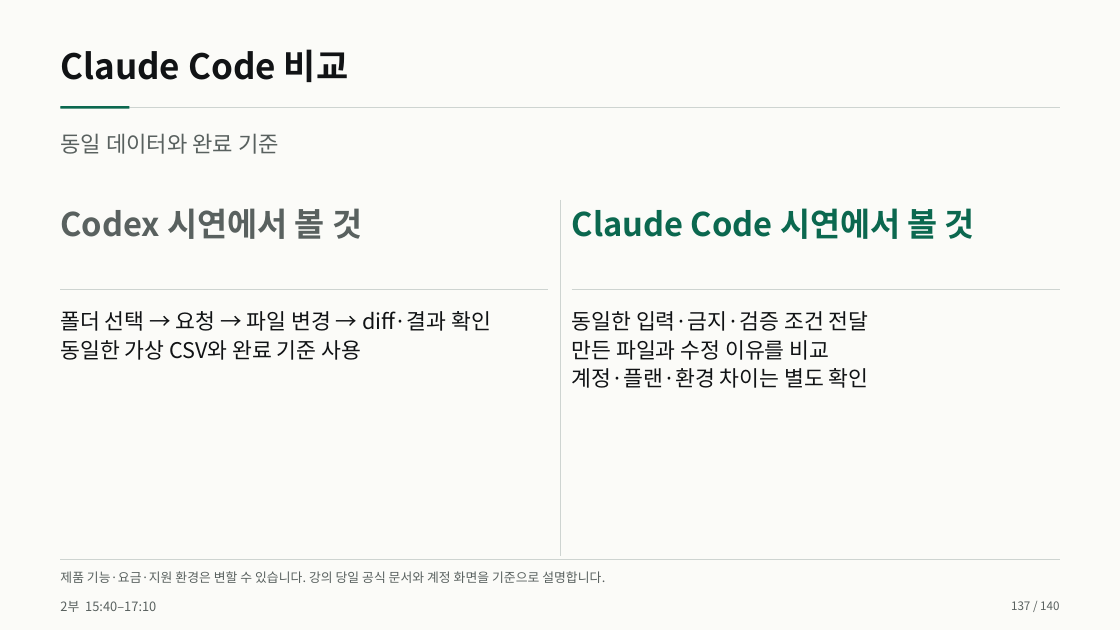
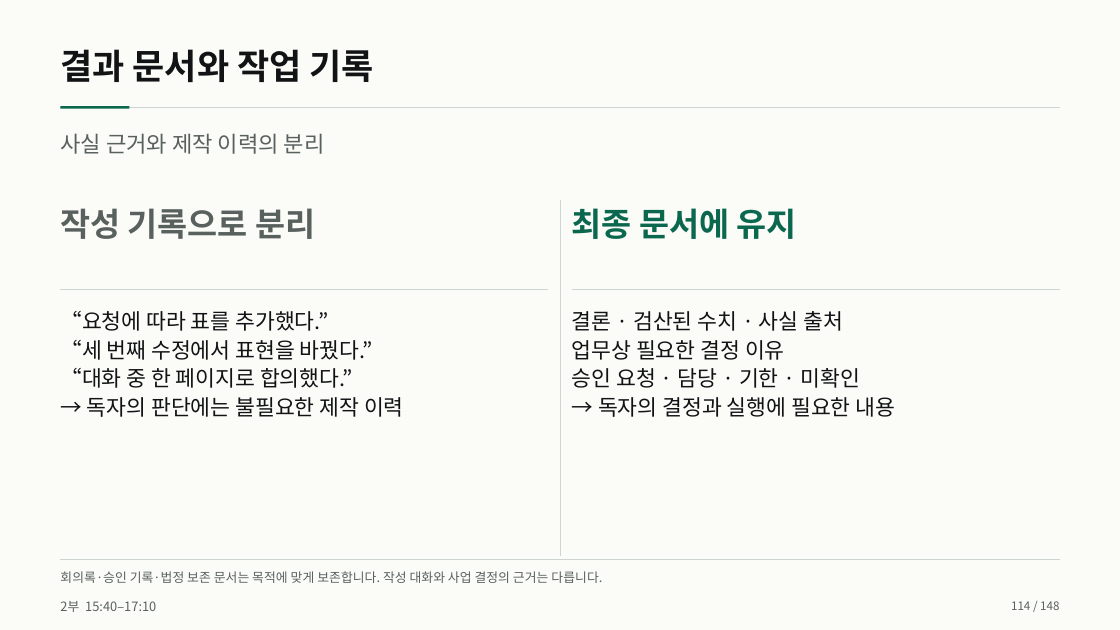
Before and after one commit to smilesjcha/how-to-work-better, a slide deck: slide 114 of lectures/20261007-daeryzen-ai-office/output/daeryzen-ai-office-20261007.pptx (slide 137 before the commit). Drawn at 1120x630 pixels with LibreOffice and Linux fonts; fonts in the diff are those of the drawing. Boxes give left, top, right and bottom in pixels: in the first picture for what was removed or moved away, otherwise in the second. Text is boxed around its words. In the diff, an @@ line names an element or a change of style, - is before the commit and + after.

Commit message:
build: 데어리젠 문서 예시 확장과 결과 중심 보고서 장표 개선

```diff
--- a/lectures/20261007-daeryzen-ai-office/output/daeryzen-ai-office-20261007.pptx
+++ b/lectures/20261007-daeryzen-ai-office/output/daeryzen-ai-office-20261007.pptx
@@ text at (60,49,374,82): text changed @@
-Claude Code 비교
+결과 문서와 작업 기록
@@ text at (60,133,325,154): text changed @@
-동일 데이터와 완료 기준
+사실 근거와 제작 이력의 분리
@@ text at (60,208,315,239): text changed @@
-Codex 시연에서 볼 것
+작성 기록으로 분리
@@ text at (572,208,797,239): text changed @@
-Claude Code 시연에서 볼 것
+최종 문서에 유지
@@ text at (60,311,404,417): text changed @@
-폴더 선택 → 요청 → 파일 변경 → diff·결과 확인
-동일한 가상 CSV와 완료 기준 사용
+“요청에 따라 표를 추가했다.”
+“세 번째 수정에서 표현을 바꿨다.”
+“대화 중 한 페이지로 합의했다.”
+→ 독자의 판단에는 불필요한 제작 이력
@@ text at (572,311,896,417): text changed @@
-동일한 입력·금지·검증 조건 전달
-만든 파일과 수정 이유를 비교
-계정·플랜·환경 차이는 별도 확인
+결론 · 검산된 수치 · 사실 출처
+업무상 필요한 결정 이유
+승인 요청 · 담당 · 기한 · 미확인
+→ 독자의 결정과 실행에 필요한 내용
@@ text at (60,571,602,583): text changed @@
-제품 기능·요금·지원 환경은 변할 수 있습니다. 강의 당일 공식 문서와 계정 화면을 기준으로 설명합니다.
+회의록·승인 기록·법정 보존 문서는 목적에 맞게 보존합니다. 작성 대화와 사업 결정의 근거는 다릅니다.
@@ text at (1011,601,1059,610): text changed @@
-137 / 140
+114 / 148
```
Also in this commit, not shown: 135 other slides changed, 12 slides added, 4 slides removed, 33 other files.
